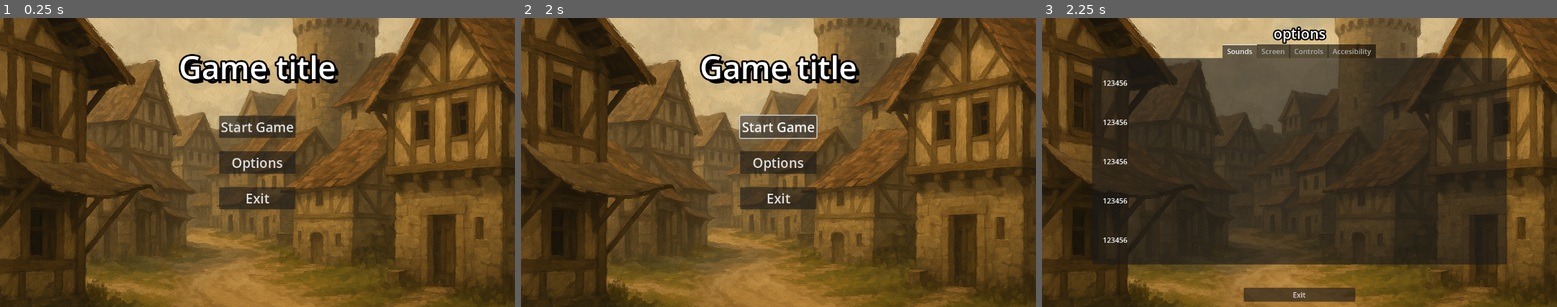
Above: before the commit, frames 1-3 (left to right).
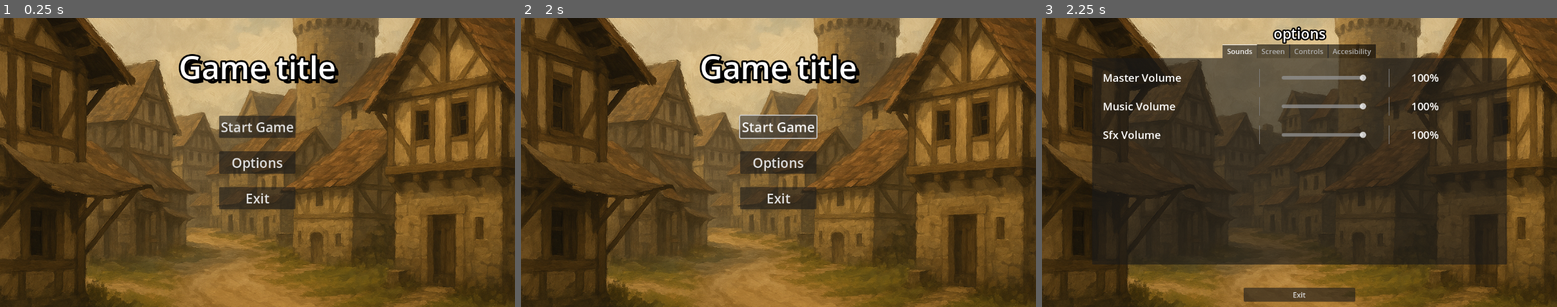
Above: after the commit, the same moments.

Repository: Kelvinbex2/Proyecto_final
Game: Godot game, scene res://scene/ui/main_menu.tscn
Two runs of this game, one before a commit and one after it. Both use one fixed random seed, a clock stepped at 60 frames per second and the inputs below.
Inputs:
- Up to frame 1 (0.25 s): no input
- Up to frame 2 (2 s): click "Start Game" at 0.5 s; click "Start Game" at 1.25 s
- Up to frame 3 (2.25 s): click "Options" at 2 s

Frames 1-2 are identical in both runs. In frame 3, 1.7% of the frame differs, in the area x 11-77%, y 17-78%.

Commit message:
sound implemented

Diff:
--- /dev/null
+++ b/proyexto_final/default_bus_layout.tres
@@ -0,0 +1,15 @@
+[gd_resource type="AudioBusLayout" format=3 uid="uid://djip8m867dy87"]
+
+[resource]
+bus/1/name = &"Music"
+bus/1/solo = false
+bus/1/mute = false
+bus/1/bypass_fx = false
+bus/1/volume_db = 0.0
+bus/1/send = &"Master"
+bus/2/name = &"Sfx"
+bus/2/solo = false
+bus/2/mute = false
+bus/2/bypass_fx = false
+bus/2/volume_db = 0.0
+bus/2/send = &"Master"
--- a/proyexto_final/scene/ui/main_menu.tscn
+++ b/proyexto_final/scene/ui/main_menu.tscn
@@ -1,8 +1,9 @@
-[gd_scene load_steps=6 format=3 uid="uid://dn1c6r5p67ba6"]
+[gd_scene load_steps=7 format=3 uid="uid://dn1c6r5p67ba6"]
 
 [ext_resource type="Texture2D" uid="uid://dwh3033ckl8vu" path="res://Assets/Background ui/3accf5e5-66bc-41f1-836b-129ba7e7d74a.png" id="1_s6uko"]
 [ext_resource type="Script" uid="uid://tytb7ldqf4rw" path="res://scene/ui/script_ui/main_menu.gd" id="1_vww0c"]
 [ext_resource type="PackedScene" uid="uid://c54nqhq0tijc2" path="res://scene/ui/option_menu/option_menu.tscn" id="3_k75cp"]
+[ext_resource type="AudioStream" uid="uid://ctp54s2t11pb5" path="res://Assets/audio/Ambient_Lingering_Action.wav" id="4_8wb42"]
 
 [sub_resource type="SystemFont" id="SystemFont_s6uko"]
 font_names = PackedStringArray("Impact")
@@ -95,3 +96,9 @@
 [node name="option_menu" parent="." instance=ExtResource("3_k75cp")]
 visible = false
 layout_mode = 1
+
+[node name="AudioStreamPlayer" type="AudioStreamPlayer" parent="."]
+stream = ExtResource("4_8wb42")
+volume_db = 2.607
+autoplay = true
+bus = &"Music"
--- /dev/null
+++ b/proyexto_final/scene/ui/option_menu/music_control.tscn
@@ -0,0 +1,44 @@
+[gd_scene load_steps=2 format=3 uid="uid://c0mk3mih3kxp4"]
+
+[ext_resource type="Script" uid="uid://b24cg6q6kb35l" path="res://scene/ui/script_ui/music_control.gd" id="1_1t1ld"]
+
+[node name="Music_control" type="Control"]
+layout_mode = 3
+anchors_preset = 15
+anchor_right = 1.0
+anchor_bottom = 1.0
+grow_horizontal = 2
+grow_vertical = 2
+script = ExtResource("1_1t1ld")
+bus_name = "Master"
+
+[node name="HBoxContainer" type="HBoxContainer" parent="."]
+layout_mode = 0
+offset_right = 40.0
+offset_bottom = 40.0
+theme_override_constants/separation = 48
+
+[node name="lblAudioName" type="Label" parent="HBoxContainer"]
+custom_minimum_size = Vector2(300, 0)
+layout_mode = 2
+theme_override_font_sizes/font_size = 24
+text = "Volume"
+
+[node name="VSeparator" type="VSeparator" parent="HBoxContainer"]
+layout_mode = 2
+
+[node name="HSlider" type="HSlider" parent="HBoxContainer"]
+custom_minimum_size = Vector2(190, 25)
+layout_mode = 2
+size_flags_vertical = 1
+max_value = 1.0
+step = 0.001
+
+[node name="VSeparator2" type="VSeparator" parent="HBoxContainer"]
+layout_mode = 2
+
+[node name="lblAudioNumber" type="Label" parent="HBoxContainer"]
+custom_minimum_size = Vector2(300, 0)
+layout_mode = 2
+theme_override_font_sizes/font_size = 24
+text = "99"
--- a/proyexto_final/scene/ui/option_menu/setting_con.tscn
+++ b/proyexto_final/scene/ui/option_menu/setting_con.tscn
@@ -1,6 +1,7 @@
-[gd_scene load_steps=5 format=3 uid="uid://bobpnselo58tr"]
+[gd_scene load_steps=6 format=3 uid="uid://bobpnselo58tr"]
 
 [ext_resource type="PackedScene" uid="uid://b43rw8w8u0q2p" path="res://scene/ui/option_menu/hot_key_button.tscn" id="1_0apct"]
+[ext_resource type="PackedScene" uid="uid://c0mk3mih3kxp4" path="res://scene/ui/option_menu/music_control.tscn" id="1_aft5m"]
 [ext_resource type="PackedScene" uid="uid://ctcf50c4nna16" path="res://scene/ui/option_menu/window_mode_button.tscn" id="1_yowwx"]
 [ext_resource type="PackedScene" uid="uid://cej3al7s4tact" path="res://scene/ui/option_menu/resolution_mode_button.tscn" id="2_8320r"]
 
@@ -44,30 +45,24 @@
 theme_override_constants/margin_right = 24
 theme_override_constants/margin_bottom = 24
 
-[node name="VBoxContainer" type="VBoxContainer" parent="TabContainer/Sounds/MarginContainer"]
+[node name="ScrollContainer" type="ScrollContainer" parent="TabContainer/Sounds/MarginContainer"]
 layout_mode = 2
-theme_override_constants/separation = 65
+
+[node name="VBoxContainer" type="VBoxContainer" parent="TabContainer/Sounds/MarginContainer/ScrollContainer"]
+layout_mode = 2
+theme_override_constants/separation = 64
 alignment = 1
 
-[node name="Label" type="Label" parent="TabContainer/Sounds/MarginContainer/VBoxContainer"]
+[node name="Music_control" parent="TabContainer/Sounds/MarginContainer/ScrollContainer/VBoxContainer" instance=ExtResource("1_aft5m")]
 layout_mode = 2
-text = "123456"
 
-[node name="Label2" type="Label" parent="TabContainer/Sounds/MarginContainer/VBoxContainer"]
+[node name="Music_control2" parent="TabContainer/Sounds/MarginContainer/ScrollContainer/VBoxContainer" instance=ExtResource("1_aft5m")]
 layout_mode = 2
-text = "123456"
+bus_name = "Music"
 
-[node name="Label3" type="Label" parent="TabContainer/Sounds/MarginContainer/VBoxContainer"]
+[node name="Music_control3" parent="TabContainer/Sounds/MarginContainer/ScrollContainer/VBoxContainer" instance=ExtResource("1_aft5m")]
 layout_mode = 2
-text = "123456"
-
-[node name="Label4" type="Label" parent="TabContainer/Sounds/MarginContainer/VBoxContainer"]
-layout_mode = 2
-text = "123456"
-
-[node name="Label5" type="Label" parent="TabContainer/Sounds/MarginContainer/VBoxContainer"]
-layout_mode = 2
-text = "123456"
+bus_name = "Sfx"
 
 [node name="Screen" type="TabBar" parent="TabContainer"]
 visible = false
--- /dev/null
+++ b/proyexto_final/scene/ui/script_ui/music_control.gd
@@ -0,0 +1,34 @@
+extends Control
+
+@onready var lbl_audio_name: Label = $HBoxContainer/lblAudioName
+@onready var lbl_audio_number: Label = $HBoxContainer/lblAudioNumber
+@onready var h_slider: HSlider = $HBoxContainer/HSlider
+@export_enum("Master","Music","Sfx") var bus_name : String
+
+var index_bus : int = 0
+
+func _ready() -> void:
+	h_slider.value_changed.connect(on_val_changed)
+	get_bus_name_index()
+	set_name_label()
+	set_slider_value()
+
+
+func set_slider_value() -> void:
+	h_slider.value = db_to_linear(AudioServer.get_bus_volume_db(index_bus))
+	set_audio_label()
+
+
+func set_name_label()-> void:
+	lbl_audio_name.text = str(bus_name) + " Volume"
+
+func set_audio_label()-> void:
+	lbl_audio_number.text = str(int(h_slider.value * 100)) + "%"
+
+
+func get_bus_name_index()-> void:
+	index_bus = AudioServer.get_bus_index(bus_name)
+
+func on_val_changed(val : float) -> void:
+	AudioServer.set_bus_volume_db(index_bus, linear_to_db(val))
+	set_audio_label()
Not shown, added: proyexto_final/Assets/audio/Ambient_Lingering_Action.wav.import
Not shown, added: proyexto_final/Assets/audio/Boss_Battle_Sequence.wav.import
Not shown, added: proyexto_final/Assets/audio/Breathless_Oblivion.wav.import
Not shown, added: proyexto_final/Assets/audio/Crash_fx_01.wav.import
Not shown, added: proyexto_final/scene/ui/script_ui/music_control.gd.uid
Not shown, added: proyexto_final/Assets/audio/Ambient_Lingering_Action.wav
Not shown, added: proyexto_final/Assets/audio/Boss_Battle_Sequence.wav
Not shown, added: proyexto_final/Assets/audio/Breathless_Oblivion.wav
Not shown, added: proyexto_final/Assets/audio/Crash_fx_01.wav
